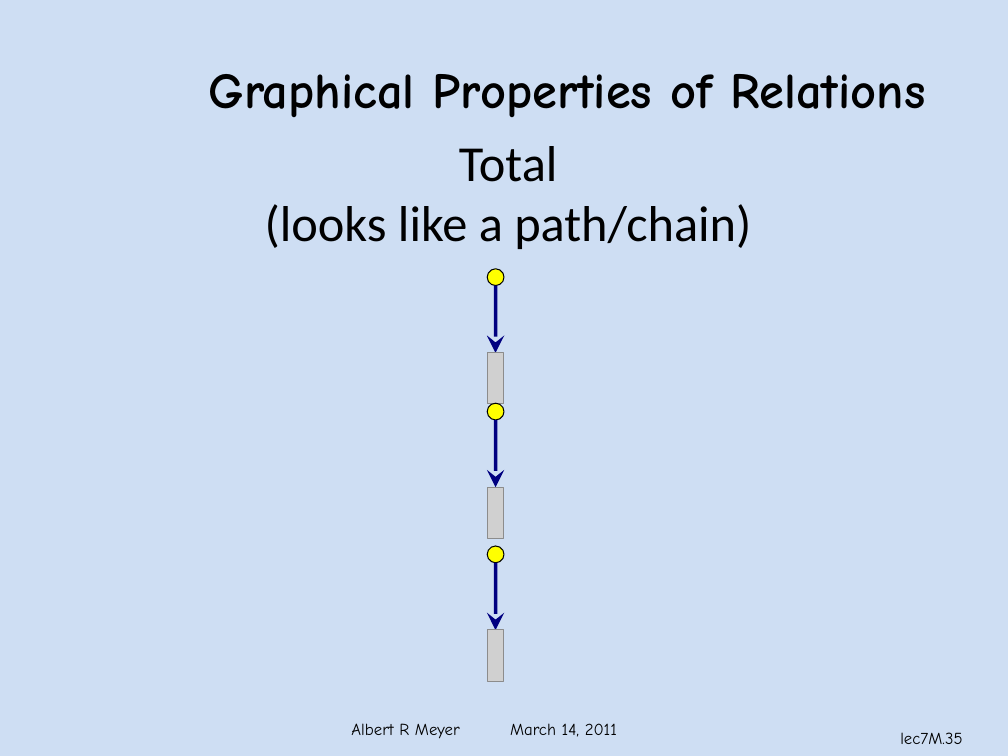
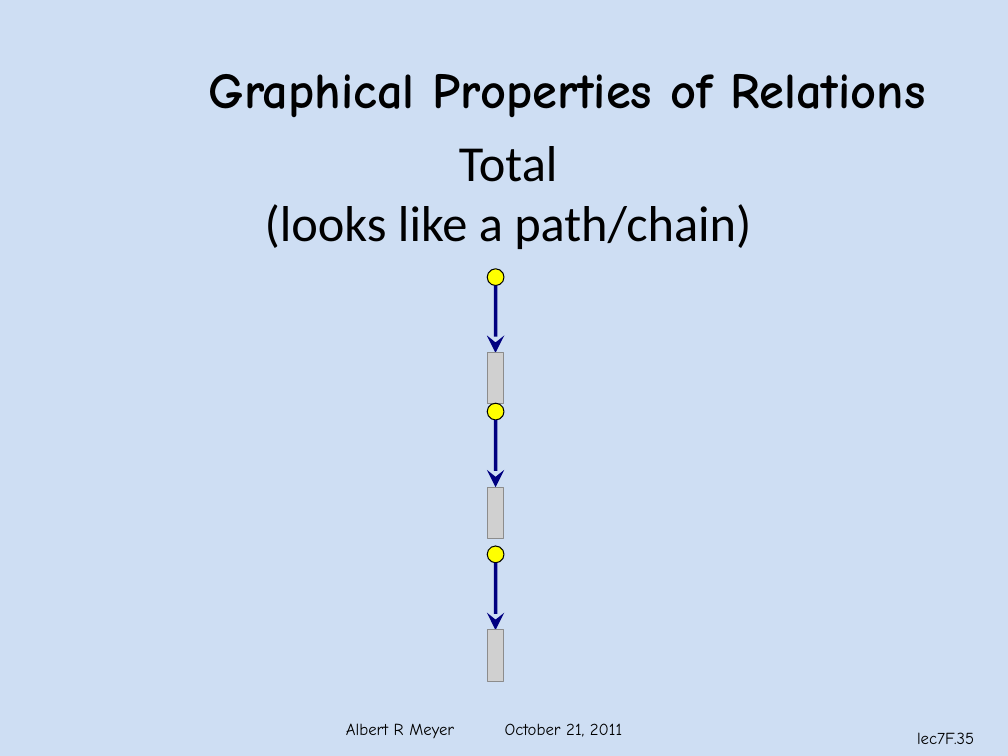
Before and after one commit to armeyer/mcs_web, a slide deck: slide 35 of fall11/slidesF11/slides7f.pptx. Drawn at 1008x756 pixels with LibreOffice and Linux fonts; fonts in the diff are those of the drawing; grey boxes stand for pictures; background and template pictures are left out. Boxes give left, top, right and bottom in pixels: in the first picture for what was removed or moved away, otherwise in the second. Text is boxed around its words. In the diff, an @@ line names an element or a change of style, - is before the commit and + after.

```diff
--- a/fall11/slidesF11/slides7f.pptx
+++ b/fall11/slidesF11/slides7f.pptx
@@ text at bbox=[346, 723, 622, 738]: text changed @@
-Albert R Meyer March 14, 2011
+Albert R Meyer October 21, 2011
@@ page number at bbox=[917, 732, 974, 744]: text changed @@
-lec7M.35
+lec7F.35
```
Also in this commit, not shown: 36 other slides changed, 4 other files.
